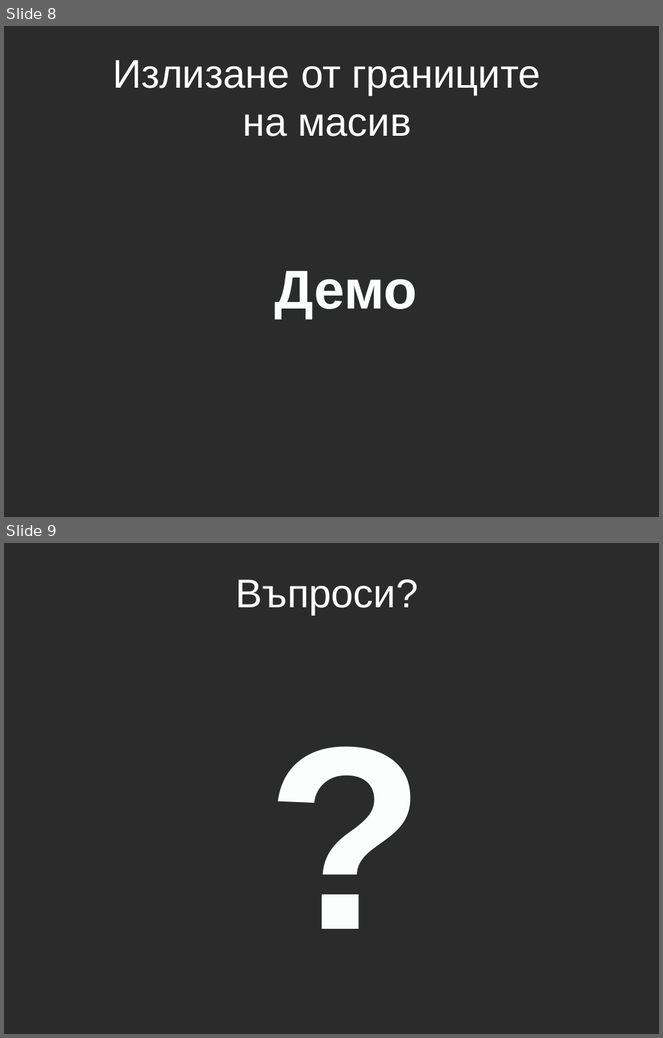
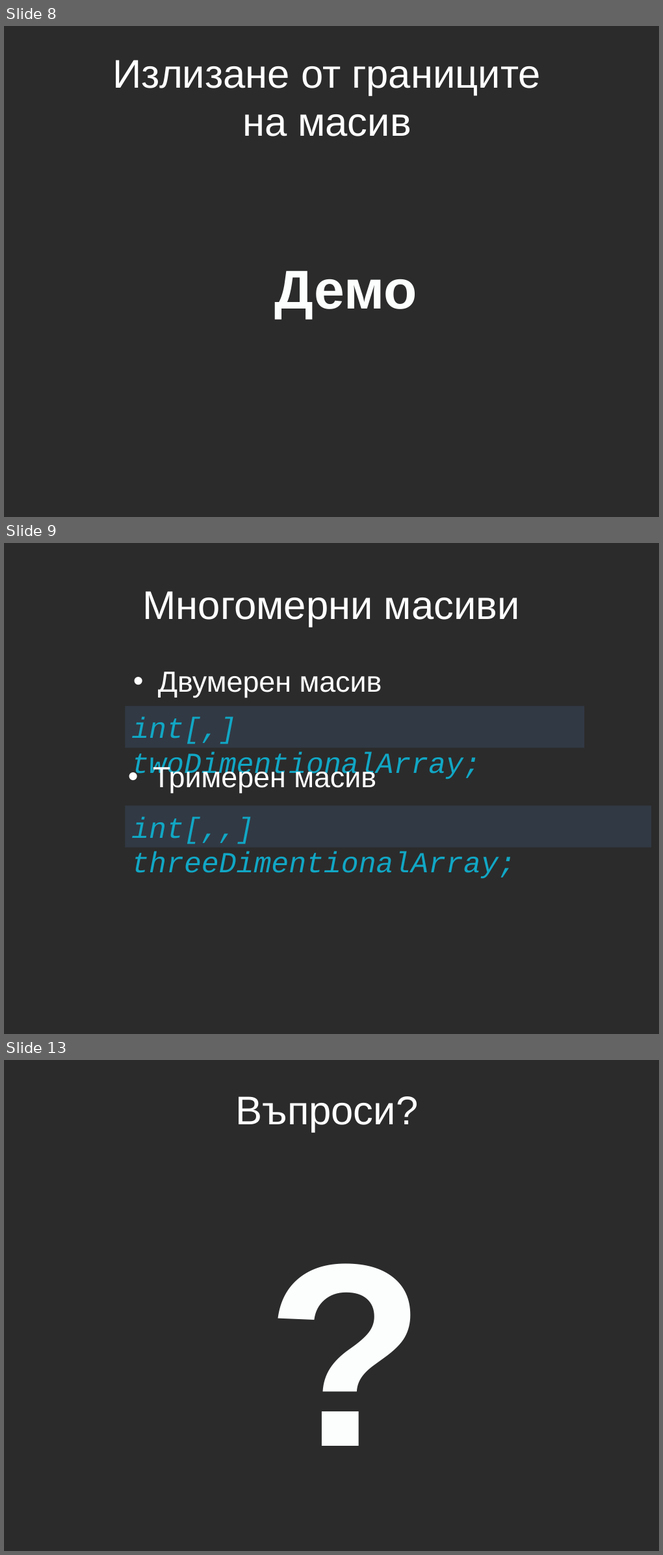
Before and after one commit to aslv/1300ruc, a slide deck: Lection4/Lecture4.pptx. Shown one above the other, each under a label of ours: slides 8 and 9 before the commit, slides 8, 9 and 13 after it; the slides between them are not shown. The pictures are 663x1038 and 663x1555 pixels, drawn with LibreOffice and Linux fonts; fonts in the diff are those of the drawing; background and template pictures are left out; a plain dark background stands for a picture behind light text. Boxes give left, top, right and bottom in pixels: in the first picture for what was removed or moved away, otherwise in the second. Text is boxed around its words. In the diff, an @@ line names an element or a change of style, - is before the commit and + after.

```diff
--- a/Lection4/Lecture4.pptx
+++ b/Lection4/Lecture4.pptx
@@ slide 9 added at box(4, 543, 659, 1034), background picture (left out) @@
@@ title added at box(143, 591, 520, 627), 44 pt, text #FFFFFF @@
+Многомерни масиви
@@ text added at box(158, 672, 382, 698), 32 pt, text #FFFFFF @@
+• Двумерен масив
@@ rectangle added at box(125, 706, 584, 748), fill #558ED5 at 15% opacity, 32 pt, text #11A7C5, italic @@
+int[,] twoDimentionalArray;
@@ text added at box(153, 765, 376, 793), 32 pt, text #FFFFFF @@
+• Тримерен масив
@@ rectangle added at box(125, 806, 651, 848), fill #558ED5 at 15% opacity, 32 pt, text #11A7C5, italic @@
+int[,,] threeDimentionalArray;
@@ what was slide 9 is now slide 13 @@
```
Also in this commit, not shown: 3 other slides added, 4 other files.
